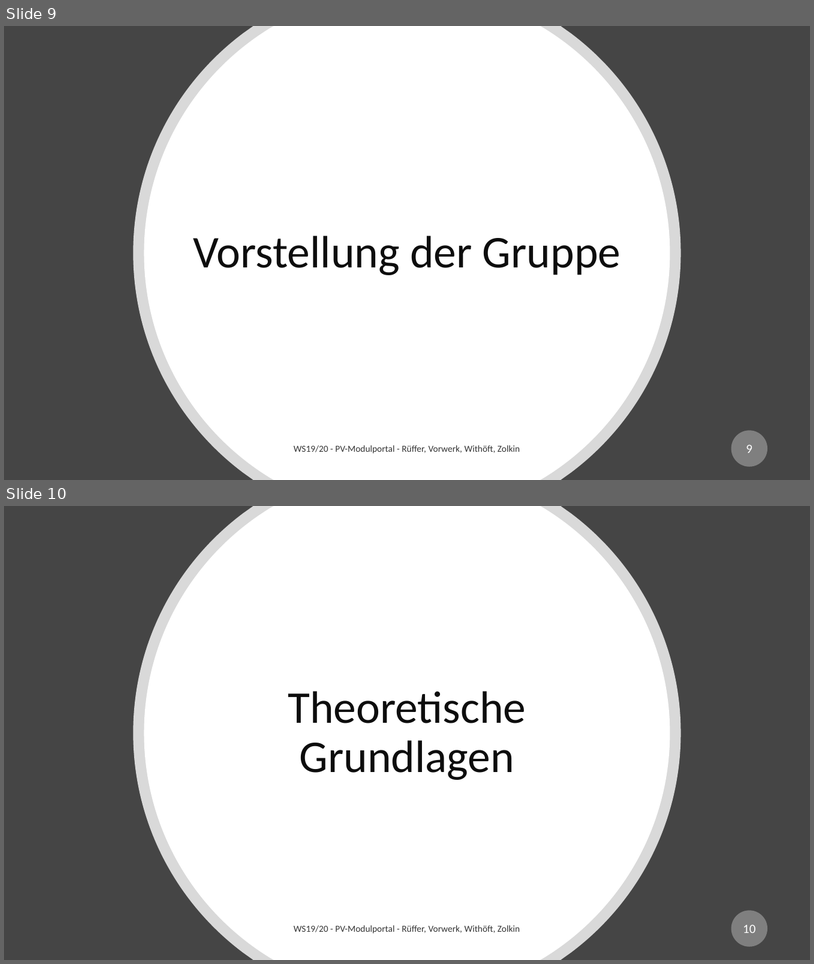
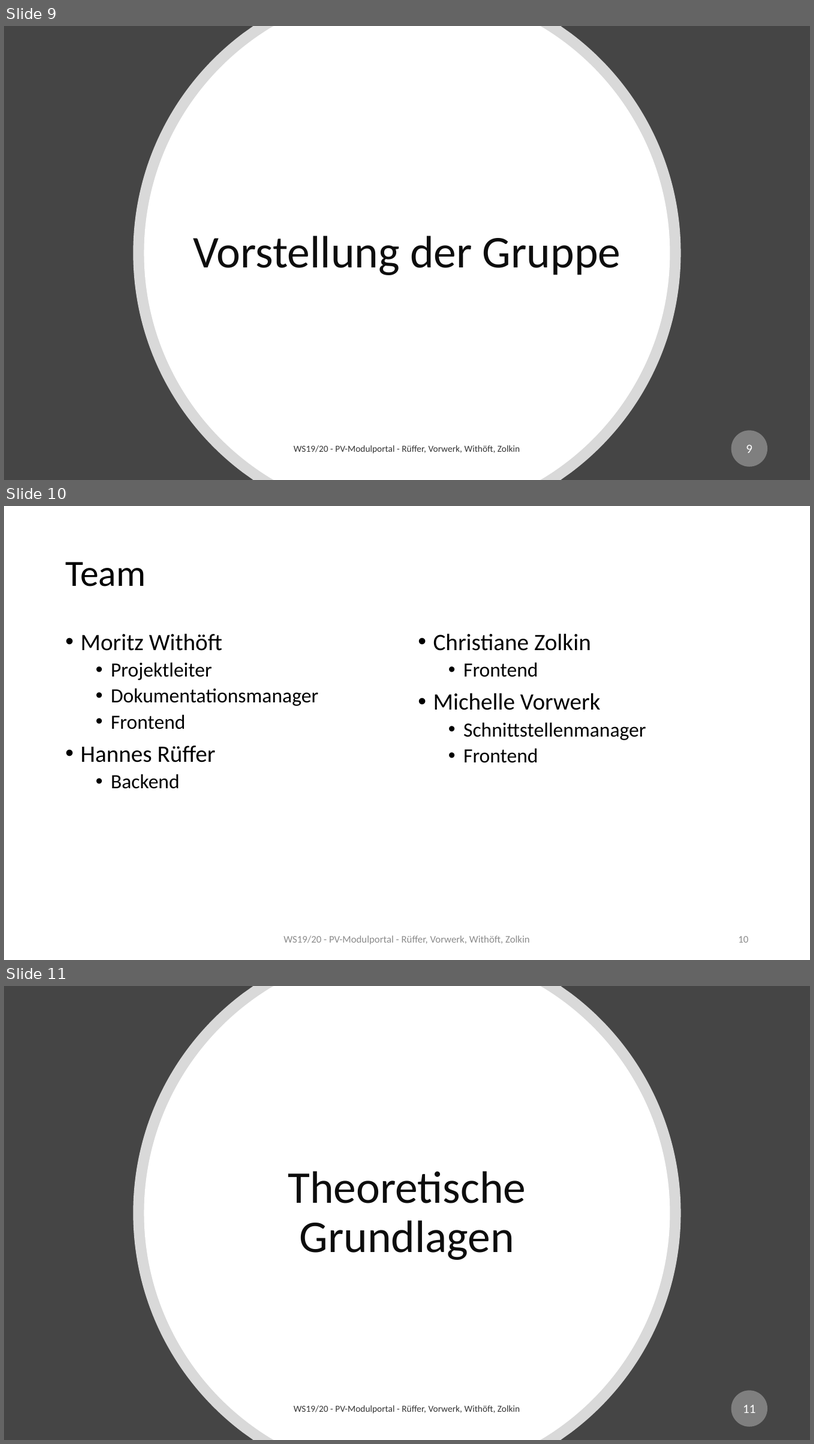
Before and after one commit to mwithoeft/Webengineering, a slide deck: docs/Seminarvortrag.pptx. Shown one above the other, each under a label of ours: slides 9 and 10 before the commit, slides 9, 10 and 11 after it. The pictures are 814x964 and 814x1444 pixels, drawn with LibreOffice and Linux fonts; fonts in the diff are those of the drawing. Boxes give left, top, right and bottom in pixels: in the first picture for what was removed or moved away, otherwise in the second. Text is boxed around its words. In the diff, an @@ line names an element or a change of style, - is before the commit and + after.

```diff
--- a/docs/Seminarvortrag.pptx
+++ b/docs/Seminarvortrag.pptx
@@ slide 10 added at (4,506,810,960), background #FFFFFF @@
@@ title added at (65,562,146,586), 44 pt, text #000000 @@
+Team
@@ text added at (81,633,318,789), 24 pt, text #000000 @@
+• Moritz Withöft
+  • Projektleiter
+  • Dokumentationsmanager
+  • Frontend
+• Hannes Rüffer
+  • Backend
@@ text added at (434,633,647,763), 24 pt, text #000000 @@
+• Christiane Zolkin
+  • Frontend
+• Michelle Vorwerk
+  • Schnittstellenmanager
+  • Frontend
@@ text added at (284,935,530,944), 12 pt, text #8C8C8C @@
+WS19/20 - PV-Modulportal - Rüffer, Vorwerk, Withöft, Zolkin
@@ page number added at (738,936,749,942), 12 pt, text #8C8C8C @@
+10
@@ what was slide 10 is now slide 11 @@
@@ page number at (743,1404,756,1413): text changed @@
-10
+11
```
Also in this commit, not shown: 9 other slides added.
